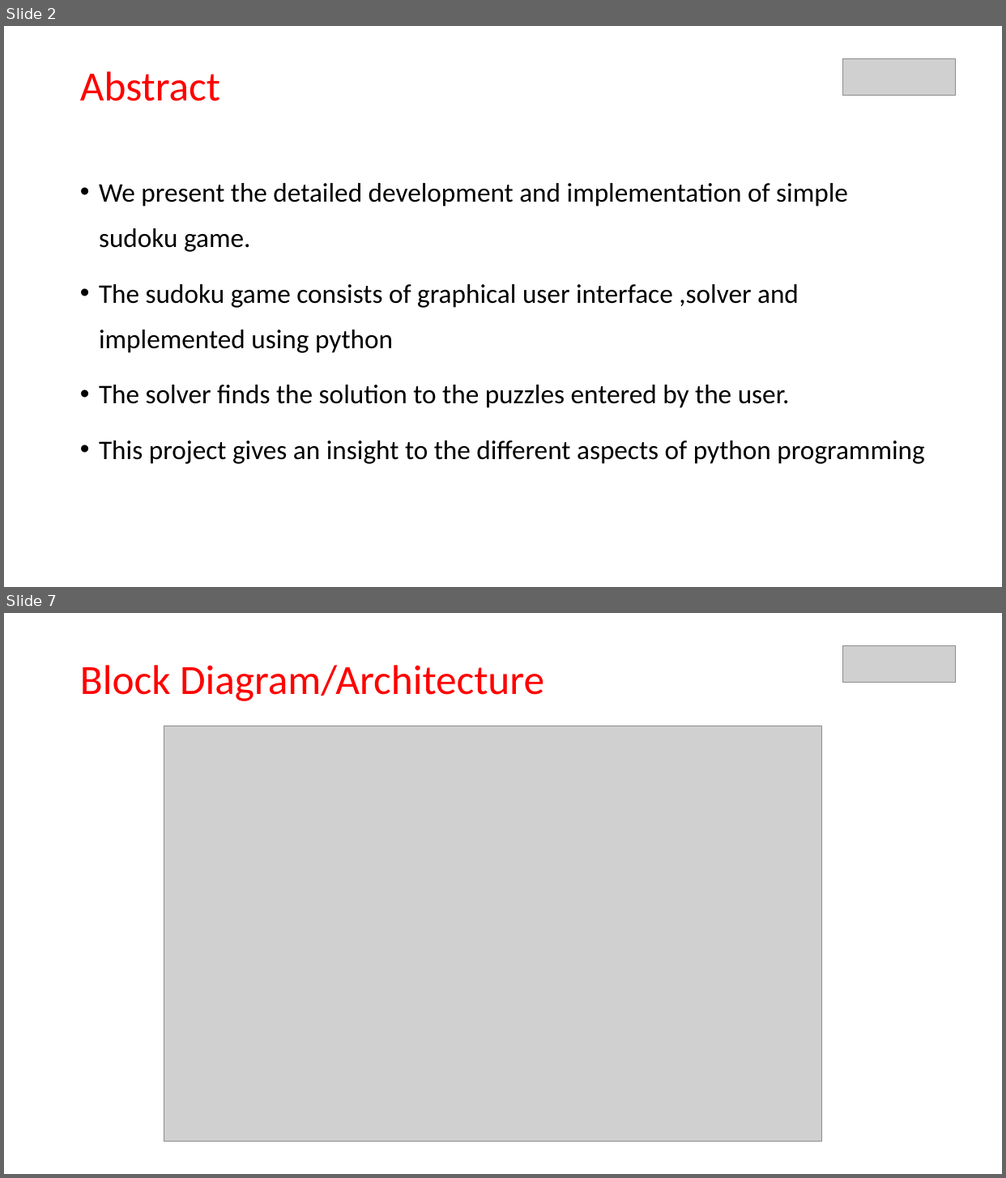
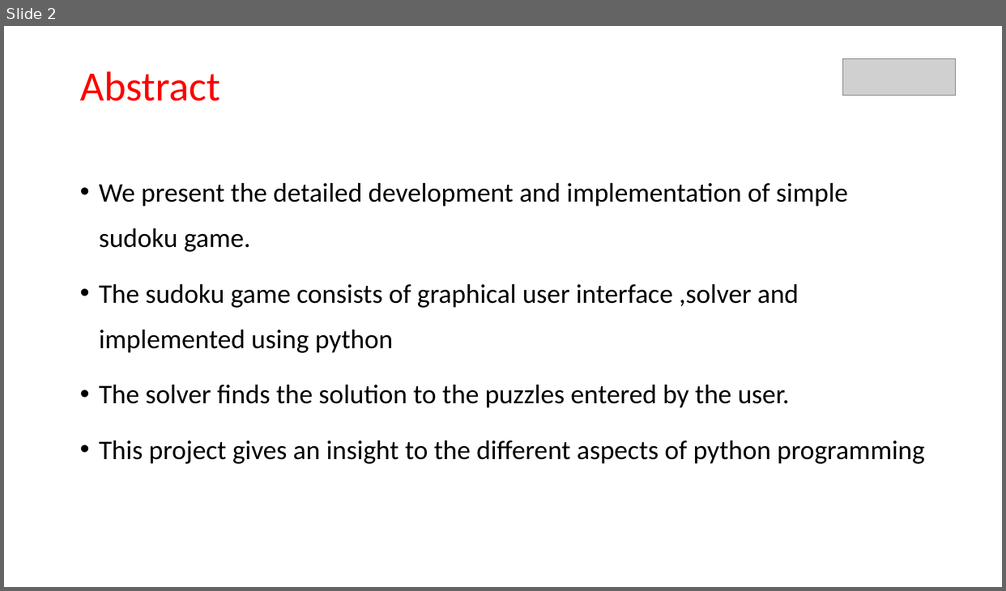
Before and after one commit to KL-HYD/SudokuSolver, a slide deck: DAA_FINAL.pptx. Shown one above the other, each under a label of ours: slides 2 and 7 before the commit, slide 2 after it; the slides between them are not shown. The pictures are 1006x1178 and 1006x591 pixels, drawn with LibreOffice and Linux fonts; fonts in the diff are those of the drawing; grey boxes stand for pictures. Boxes give left, top, right and bottom in pixels: in the first picture for what was removed or moved away, otherwise in the second. Text is boxed around its words. In the diff, an @@ line names an element or a change of style, - is before the commit and + after.

```diff
--- a/DAA_FINAL.pptx
+++ b/DAA_FINAL.pptx
@@ slide 7 removed at (4,613,1002,1174), background #FFFFFF @@
@@ picture removed at (842,646,955,683) @@
@@ title removed at (80,665,544,701) @@
-Block Diagram/Architecture
@@ picture removed at (164,726,822,1142) @@
```
Also in this commit, not shown: 3 slides changed, 3 slides added, 1 other slide removed, 1 other file.
